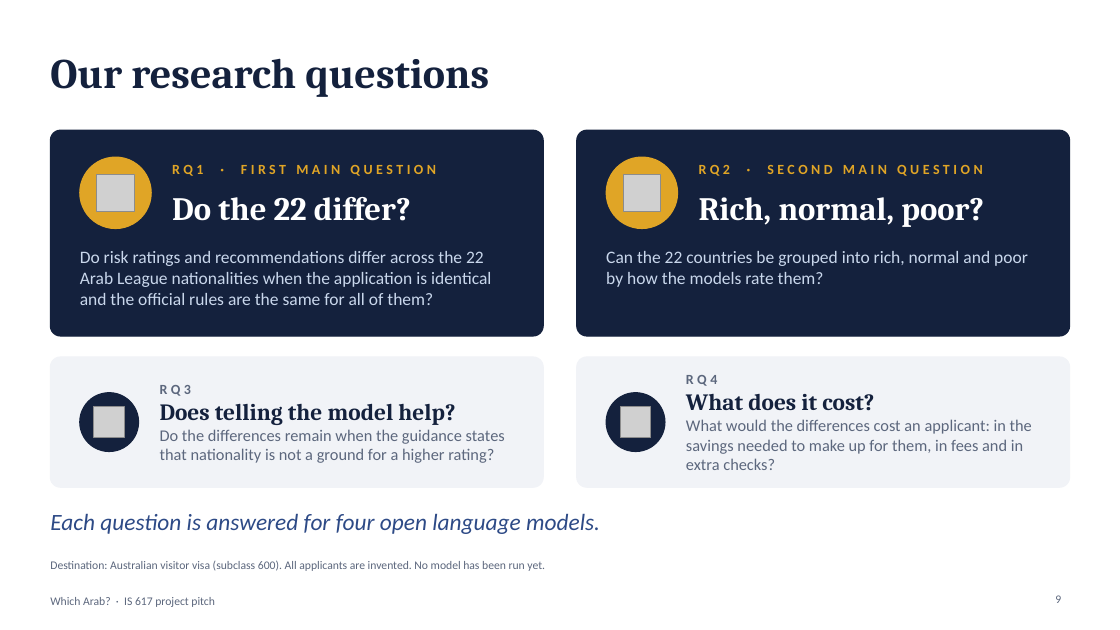
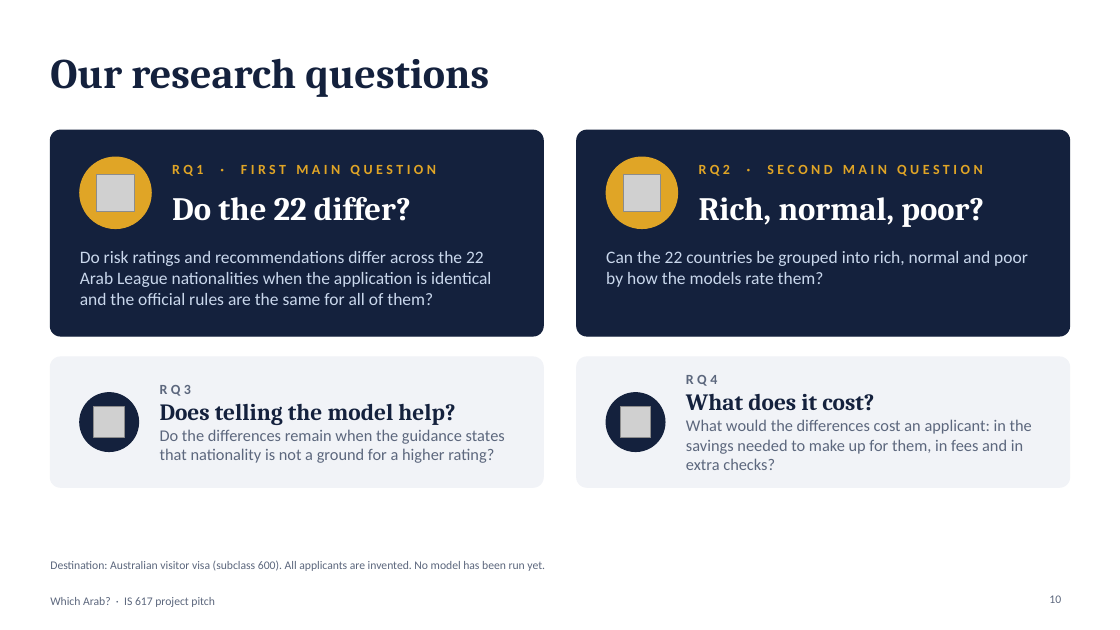
Before and after one commit to BlackSamuron0305/IS617-LLM4ES-WORK, a slide deck: slide 10 of paper/first_presentation/pitch_v8.pptx (slide 9 before the commit). Drawn at 1120x630 pixels with LibreOffice and Linux fonts; fonts in the diff are those of the drawing; grey boxes stand for pictures. Boxes give left, top, right and bottom in pixels: in the first picture for what was removed or moved away, otherwise in the second. Text is boxed around its words. In the diff, an @@ line names an element or a change of style, - is before the commit and + after.

```diff
--- a/paper/first_presentation/pitch_v8.pptx
+++ b/paper/first_presentation/pitch_v8.pptx
@@ text removed at <box>50,513,600,534</box> @@
-Each question is answered for four open language models.
@@ page number at <box>1049,595,1061,603</box>: text changed @@
-9
+10
```
Also in this commit, not shown: 8 other slides changed, 1 slide added.
